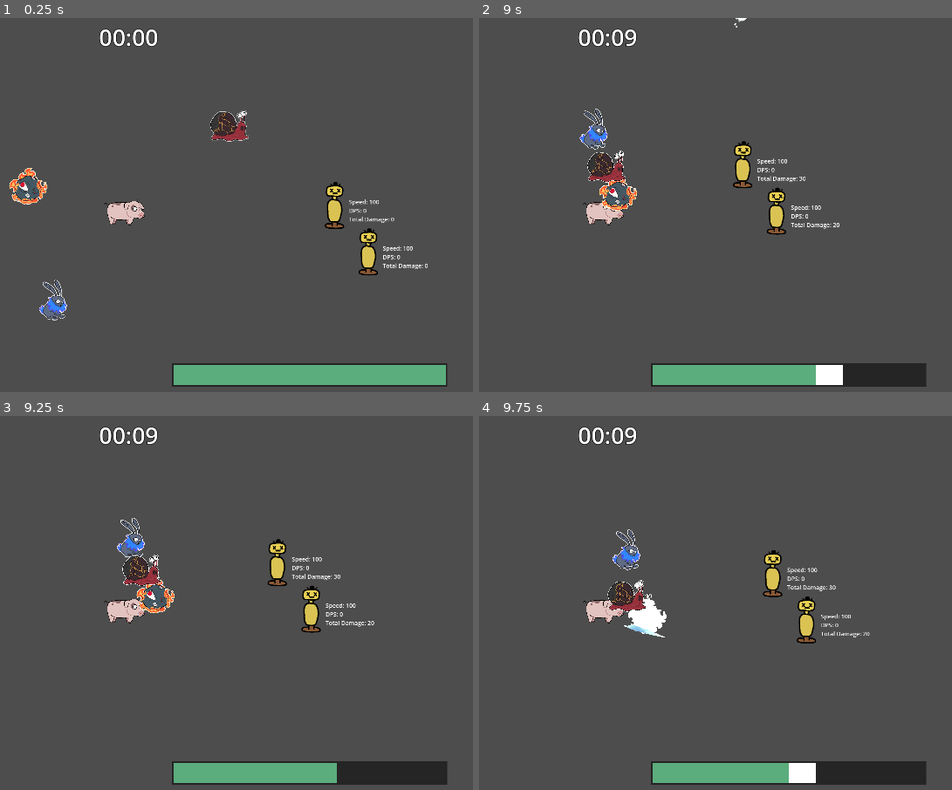
Above: before the commit, frames 1-4 (two rows, left to right).
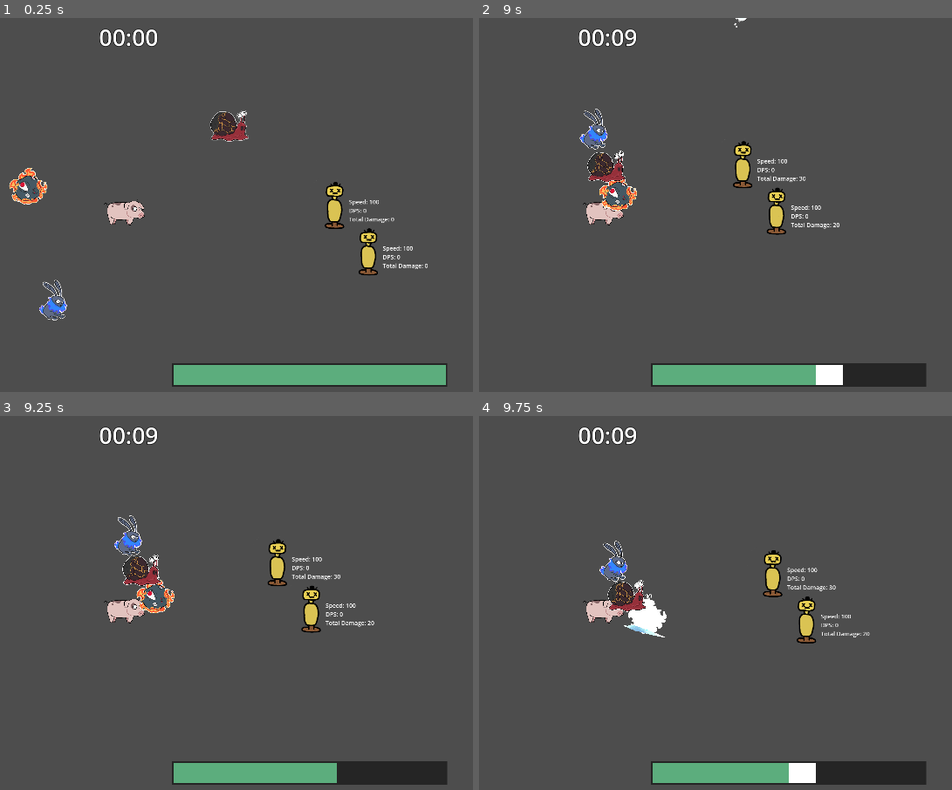
Above: after the commit, the same moments.

Repository: YummyBerry1108/P.A.L
Game: Godot game, scene res://scenes/main.tscn
The game is run twice, just before and just after one commit, with the same random seed, the same clock (stepped at 60 frames per second) and the same inputs.
Inputs (mouse positions are in pixels of both pictures, inside the frame that each line leads up to):
- Up to frame 1 (0.25 s): no input
- Up to frame 2 (9 s): move the mouse to (758, 193) at 0.52 s; hold D (right) 0.53-1.28 s; hold Space (shoot) 0.53-1.28 s; move the mouse to (outside the picture) at 1.27 s; hold S (down) 1.28-2.03 s; tap Space (shoot) every 1.5 s from 1.35 to 8.85 s; move the mouse to (672, 126) at 2.02 s; hold D (right) 2.03-2.78 s; hold Space (shoot) 2.03-2.78 s; move the mouse to (568, 291) at 2.77 s; hold W (up) 2.78-3.53 s; move the mouse to (814, 272) at 3.52 s; hold Space (shoot) 3.53-4.28 s; hold A (left) 3.53-5.03 s; move the mouse to (outside the picture) at 4.27 s; move the mouse to (639, 212) at 5.02 s; hold S (down) 5.03-5.78 s; hold Space (shoot) 5.03-5.78 s; move the mouse to (497, 115) at 5.77 s; hold D (right) 5.78-6.53 s; move the mouse to (758, 193) at 6.52 s; hold W (up) 6.53-7.28 s; hold Space (shoot) 6.53-7.28 s; move the mouse to (outside the picture) at 7.27 s; hold D (right) 7.28-8.03 s; move the mouse to (672, 126) at 8.02 s; hold S (down) 8.03-8.78 s; hold Space (shoot) 8.03-8.78 s; move the mouse to (568, 291) at 8.77 s; hold A (left) from 8.78 s (still down)
- Up to frame 3 (9.25 s): keep holding A (left)
- Up to frame 4 (9.75 s): move the mouse to (814, 670) at 9.52 s; release A (left) at 9.53 s; hold W (up) from 9.53 s (still down); hold Space (shoot) from 9.53 s (still down)

Frames 1-2 are identical in both runs. In frame 3, 0.3% of the frame differs, in the area x 24-31%, y 26-38%; in frame 4, 0.6%, in the area x 25-35%, y 30-45%.

Commit message:
fix rabbit collision box and add enemy spawn function

Diff:
--- a/scenes/skills/snowball.tscn
+++ b/scenes/skills/snowball.tscn
@@ -6,10 +6,10 @@
 [ext_resource type="Script" uid="uid://b8xcfsnw3hk03" path="res://scripts/effects/slow_effect.gd" id="3_4epak"]
 [ext_resource type="Script" uid="uid://b6s6b8gqbskvy" path="res://scripts/skills/player_hitbox.gd" id="3_dnn3y"]
 
-[sub_resource type="Resource" id="Resource_vj7cf"]
+[sub_resource type="Resource" id="Resource_v1sjg"]
 script = ExtResource("3_4epak")
 speed_multiplier = 0.75
-stack_mode = 0
+stack_mode = 1
 duration = 3.0
 tick_interval = 1.0
 metadata/_custom_type_script = "uid://b8xcfsnw3hk03"
@@ -32,7 +32,7 @@
 initial_speed = 1200.0
 target_speed = 1200.0
 lifespan = 5.0
-status_effects = Array[ExtResource("2_v1sjg")]([SubResource("Resource_vj7cf")])
+status_effects = Array[ExtResource("2_v1sjg")]([SubResource("Resource_v1sjg")])
 
 [node name="CPUParticles2D" type="CPUParticles2D" parent="."]
 amount = 20
--- a/scenes/ui/menu.tscn
+++ b/scenes/ui/menu.tscn
@@ -1,3 +1,6 @@
-[gd_scene load_steps=0 format=3 uid="uid://cij6qhko0lb6q"]
+[gd_scene load_steps=2 format=3 uid="uid://cij6qhko0lb6q"]
+
+[ext_resource type="Script" uid="uid://cusmopn4cbjkq" path="res://scripts/ui/menu.gd" id="1_7w7rl"]
 
 [node name="Menu" type="Node2D"]
+script = ExtResource("1_7w7rl")
--- a/scripts/enemies/rabbit.gd
+++ b/scripts/enemies/rabbit.gd
@@ -29,6 +29,8 @@
 
 func _start_root_phase() -> void:
 	current_state = State.ROOT
+	set_collision_mask_value(PhysicsLayers.ENEMY, true)
+	set_collision_layer_value(PhysicsLayers.ENEMY, true)
 
 	var dist = global_position.distance_to(get_nearest_player())
 
@@ -55,8 +57,6 @@
 	_start_root_phase()
 
 func _start_target_phase() -> void:
-	set_collision_mask_value(PhysicsLayers.ENEMY, true)
-	set_collision_layer_value(PhysicsLayers.ENEMY, true)
 	current_state = State.TARGET
 
 	velocity = Vector2.ZERO
@@ -76,9 +76,9 @@
 	_start_dash_phase()
 
 func _start_dash_phase() -> void:
+	current_state = State.DASH
 	set_collision_mask_value(PhysicsLayers.ENEMY, false)
 	set_collision_layer_value(PhysicsLayers.ENEMY, false)
-	current_state = State.DASH
 
 	await get_tree().create_timer(dash_duration).timeout
 
--- a/scripts/main.gd
+++ b/scripts/main.gd
@@ -6,18 +6,29 @@
 var time_elapsed: float = 0.0
 var is_timer_running: bool = true
 
-func _process(delta: float):
+func _ready() -> void:
+	for i in range(500):
+		#spawn_enemy()
+		pass
+
+func _process(delta: float) -> void:
 	if is_timer_running:
 		time_elapsed += delta
 		update_timer_ui()
 
-func _on_player_spawned(player_instance: Player):
+func _on_player_spawned(player_instance: Player) -> void:
 	if player_instance.is_multiplayer_authority():
 		player_instance.health_changed.connect(health_bar.set_health)
 		health_bar.init_health(player_instance.hp)
 
-func update_timer_ui():
+func update_timer_ui() -> void:
 	var minutes = floor(time_elapsed / 60)
 	var seconds = int(time_elapsed) % 60
 
 	time_label.text = "%02d:%02d" % [minutes, seconds]
+
+func spawn_enemy() -> void:
+	var enemy_node: PackedScene = load("res://scenes/enemies/" + 'rock' + ".tscn")
+	var new_enemy: Enemy = enemy_node.instantiate()
+	new_enemy.global_position = Vector2(randf(), randf()) * 100
+	add_child(new_enemy)
